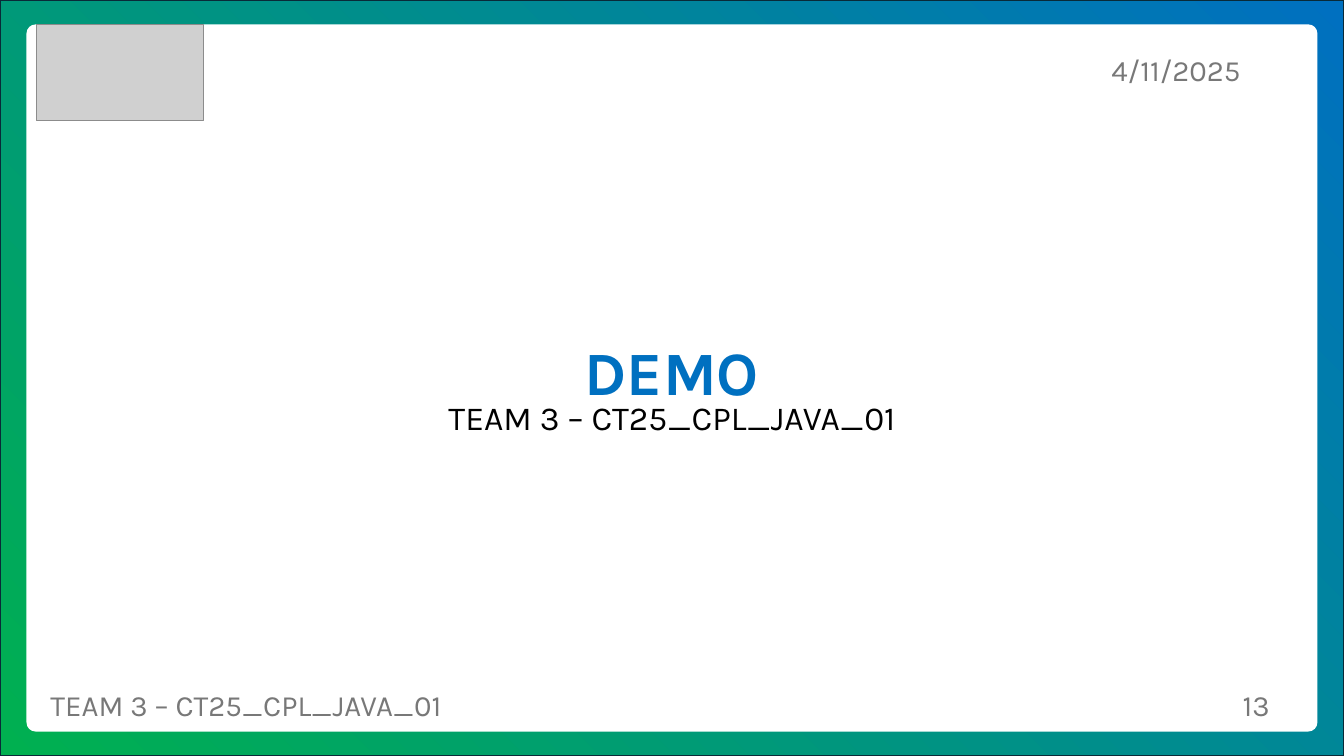
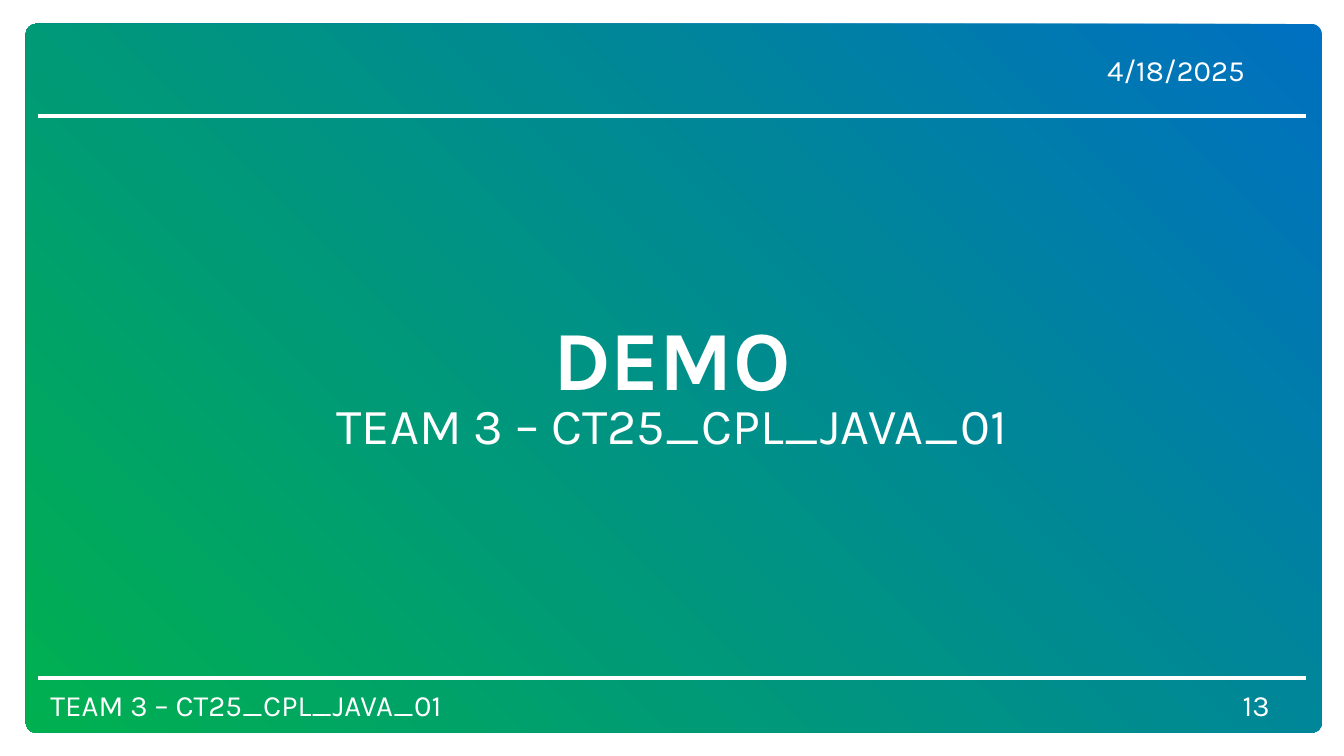
Before and after one commit to lnanh2k4/zentrix, a slide deck: slide 13 of Presentation final.pptx. Drawn at 1344x756 pixels with LibreOffice and Linux fonts; fonts in the diff are those of the drawing; grey boxes stand for pictures; background and template pictures are left out. Boxes give left, top, right and bottom in pixels: in the first picture for what was removed or moved away, otherwise in the second. Text is boxed around its words. In the diff, an @@ line names an element or a change of style, - is before the commit and + after.

```diff
--- a/Presentation final.pptx
+++ b/Presentation final.pptx
@@ background gradient #BD4B8F to #AE0BE4 to #FFFFFF @@
@@ rounded rectangle resized from (x1=0, y1=0, x2=1344, y2=756) to (x1=26, y1=24, x2=1323, y2=733) @@
@@ rounded rectangle at (x1=26, y1=24, x2=1323, y2=733): outline #092A39 1.5 pt to none; proportions changed @@
@@ freeform shape removed at (x1=26, y1=24, x2=1318, y2=732) @@
@@ picture removed at (x1=36, y1=24, x2=204, y2=121) @@
@@ text at (x1=1107, y1=59, x2=1245, y2=83): text changed; text colour #797979 to #FFFFFF @@
-4/11/2025
+4/18/2025
@@ line (37, 116) - (1307, 116): stroke #00B050 3 pt to #FFFFFF 3 pt @@
@@ title "DEMO" at (x1=553, y1=334, x2=791, y2=391): size 44 to 60 pt, text colour gradient #0070C0 to #00B050 to #FFFFFF @@
@@ subtitle "TEAM 3 – CT25_CPL_JAVA_01" at (x1=337, y1=411, x2=1007, y2=445): size 24 to 36 pt, text colour #000000 to #FFFFFF @@
@@ line (37, 679) - (1307, 679): stroke #0070C0 3 pt to #FFFFFF 3 pt @@
@@ text "TEAM 3 – CT25_CPL_JAVA_01" at (x1=50, y1=697, x2=442, y2=717): text colour #797979 to #FFFFFF @@
@@ page number at (x1=1243, y1=697, x2=1270, y2=717): text colour #797979 to #FFFFFF @@
```
Also in this commit, not shown: 13 other slides changed.
